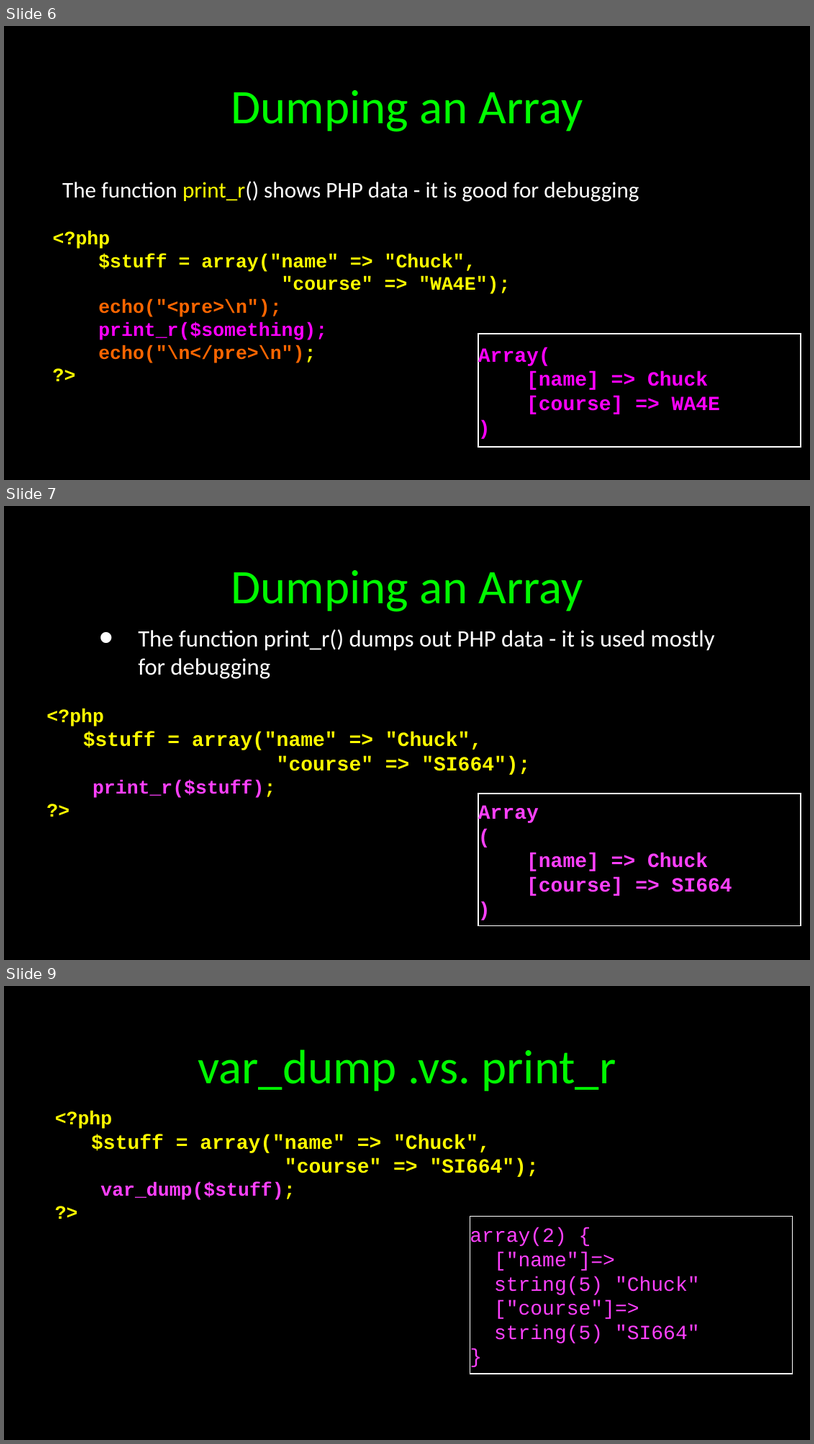
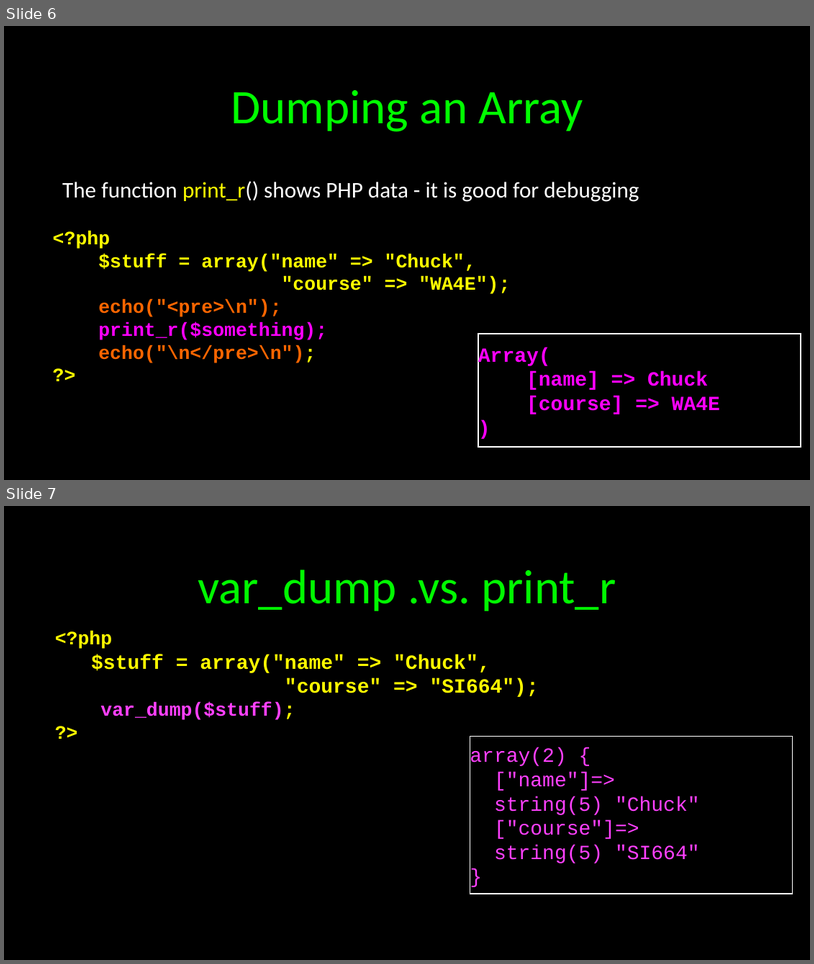
Before and after one commit to csev/wa4e, a slide deck: lectures/PHP-02-Arrays.ppt. Shown one above the other, each under a label of ours: slides 6, 7 and 9 before the commit, slides 6 and 7 after it; the slides between them are not shown. The pictures are 814x1444 and 814x964 pixels, drawn with LibreOffice and Linux fonts; fonts in the diff are those of the drawing. Boxes give left, top, right and bottom in pixels: in the first picture for what was removed or moved away, otherwise in the second. Text is boxed around its words. In the diff, an @@ line names an element or a change of style, - is before the commit and + after.

```diff
--- a/lectures/PHP-02-Arrays.ppt
+++ b/lectures/PHP-02-Arrays.ppt
@@ slide 7 removed at [4,506,810,960], background #000000; not listed: 1 template element that a slide beside it also shows @@
@@ title removed at [232,570,583,612] @@
-Dumping an Array
@@ text removed at [138,629,715,679] @@
-• The function print_r() dumps out PHP data - it is used mostly for debugging
@@ free removed at [44,700,561,824] @@
-<?php
-$stuff = array("name" => "Chuck",
-"course" => "SI664");
-print_r($stuff);
-?>
@@ freeform shape removed at [478,793,801,925] @@
-Array
-(
-[name] => Chuck
-[course] => SI664
-)
@@ what was slide 9 is now slide 7 @@
```
Also in this commit, not shown: 1 slide changed, 1 other slide removed.
